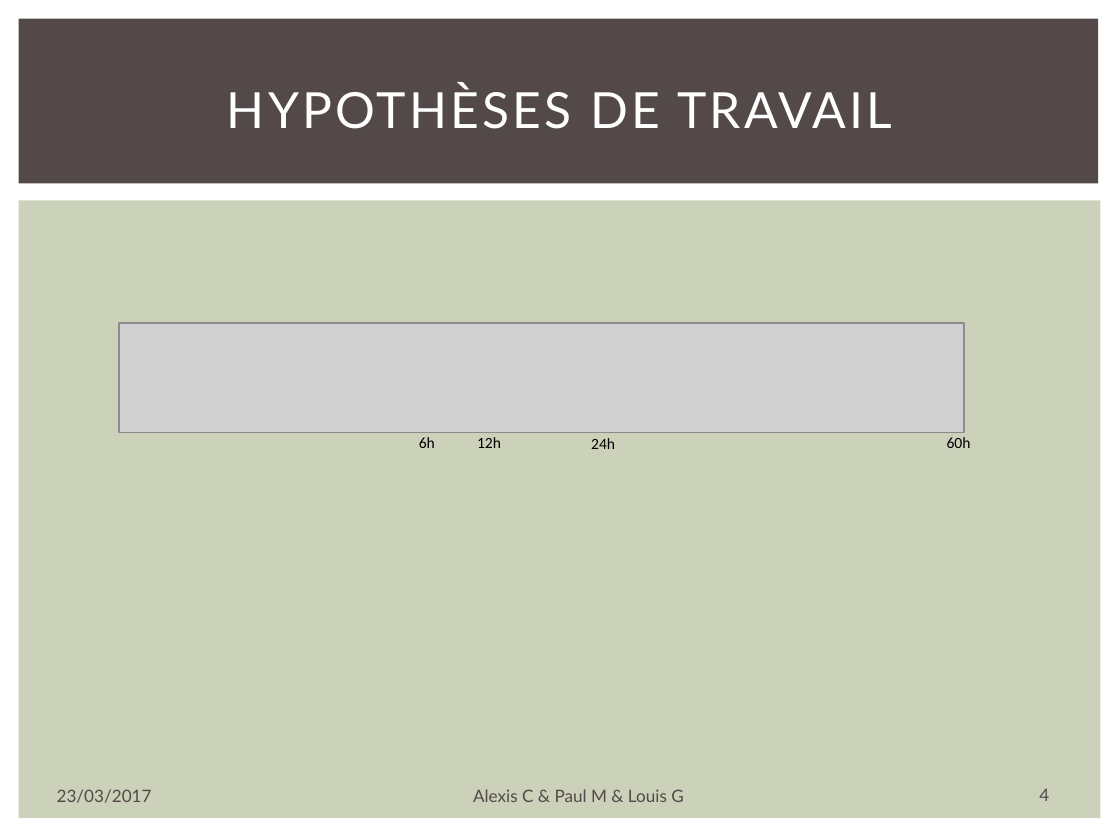
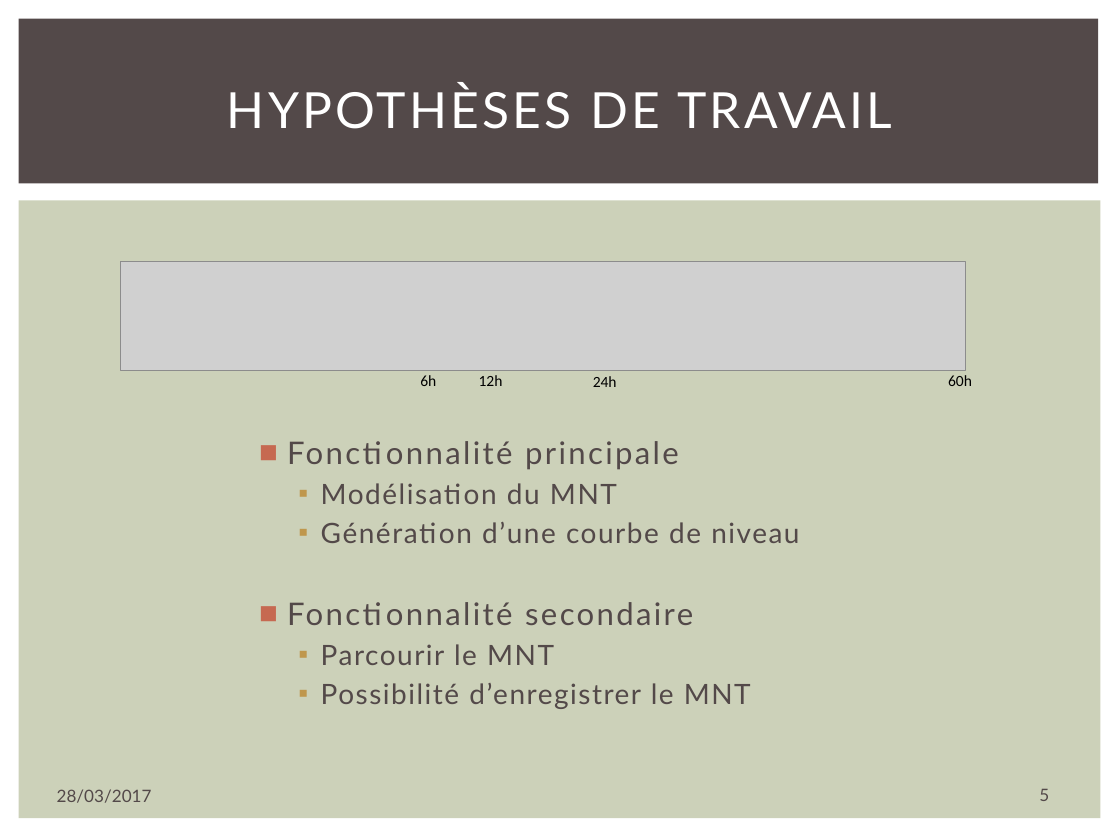
Before and after one commit to alexiscoatsaliou/MNT, a slide deck: slide 5 of Projet Java.pptx (slide 4 before the commit). Drawn at 1120x840 pixels with LibreOffice and Linux fonts; fonts in the diff are those of the drawing; grey boxes stand for pictures. Boxes give left, top, right and bottom in pixels: in the first picture for what was removed or moved away, otherwise in the second. Text is boxed around its words. In the diff, an @@ line names an element or a change of style, - is before the commit and + after.

```diff
--- a/Projet Java.pptx
+++ b/Projet Java.pptx
@@ text "24h": place and size @@
-text "24h" at [591, 438, 615, 449]
+text "24h" at [593, 376, 617, 387]
@@ 3 texts, 1 picture: place and size @@
-3 texts, 1 picture at [119, 323, 971, 448]
+3 texts, 1 picture at [121, 261, 972, 386]
@@ text added at [321, 441, 799, 709], 18 pt, text #534949 @@
+■ Fonctionnalité principale
+  ▪ Modélisation du MNT
+  ▪ Génération d’une courbe de niveau
+■ Fonctionnalité secondaire
+  ▪ Parcourir le MNT
+  ▪ Possibilité d’enregistrer le MNT
@@ text at [57, 789, 152, 803]: text changed @@
-23/03/2017
+28/03/2017
@@ text removed at [473, 789, 683, 802] @@
-Alexis C & Paul M & Louis G
@@ page number at [1039, 789, 1049, 801]: text changed @@
-4
+5
```
Also in this commit, not shown: 6 other slides changed, 7 slides added, 2 slides removed.
